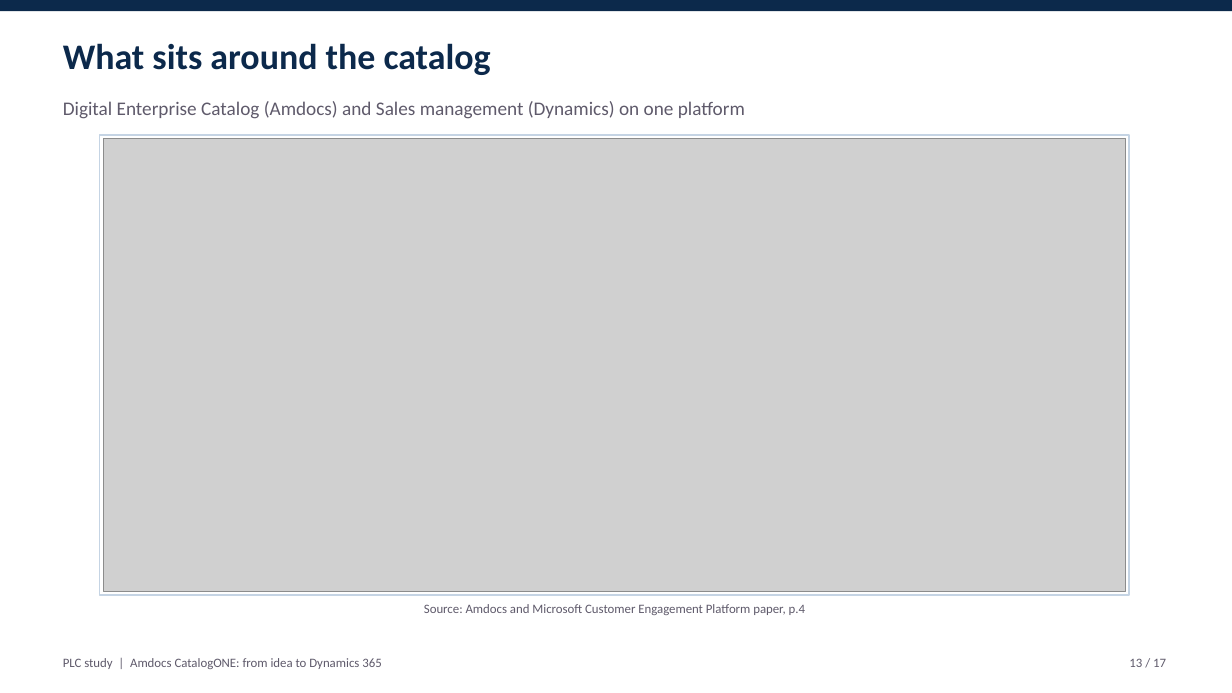
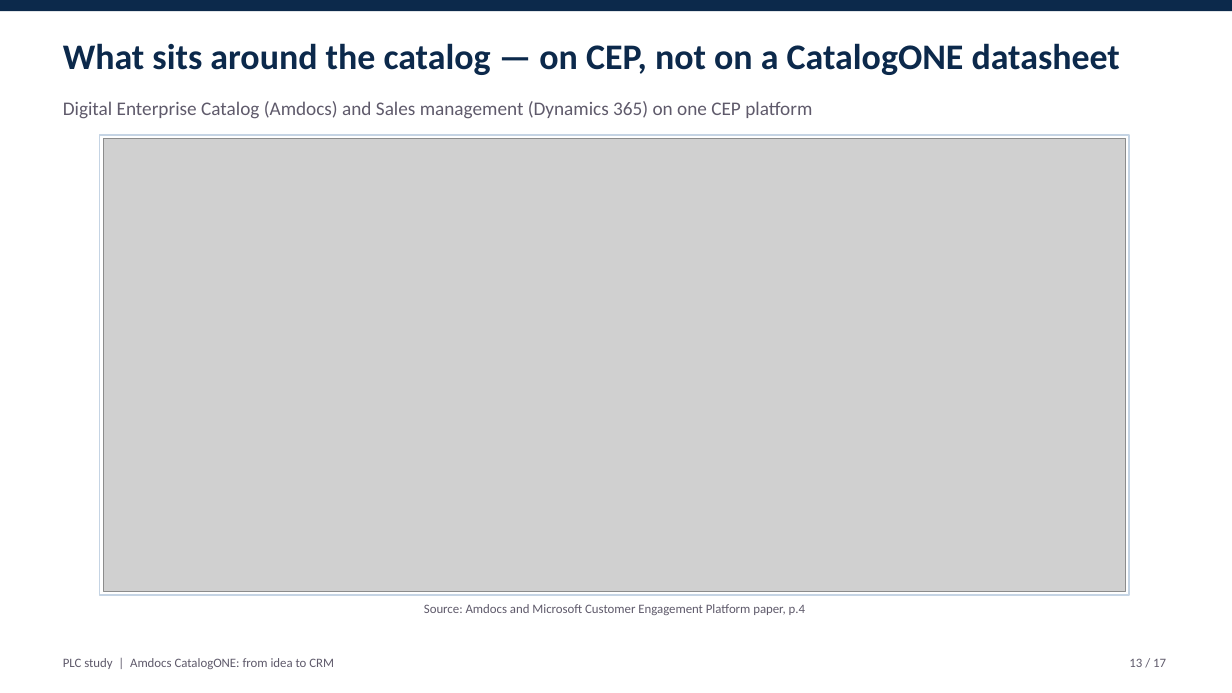
Before and after one commit to abdoe31/learnksa, a slide deck: slide 13 of plc_study/PLC_CatalogONE_Presentation.pptx. Drawn at 1232x693 pixels with LibreOffice and Linux fonts; fonts in the diff are those of the drawing; grey boxes stand for pictures. Boxes give left, top, right and bottom in pixels: in the first picture for what was removed or moved away, otherwise in the second. Text is boxed around its words. In the diff, an @@ line names an element or a change of style, - is before the commit and + after.

```diff
--- a/plc_study/PLC_CatalogONE_Presentation.pptx
+++ b/plc_study/PLC_CatalogONE_Presentation.pptx
@@ text at [63, 43, 1120, 75]: text changed @@
-What sits around the catalog
+What sits around the catalog — on CEP, not on a CatalogONE datasheet
@@ text at [63, 101, 812, 119]: text changed @@
-Digital Enterprise Catalog (Amdocs) and Sales management (Dynamics) on one platform
+Digital Enterprise Catalog (Amdocs) and Sales management (Dynamics 365) on one CEP platform
@@ text at [63, 658, 334, 669]: text changed @@
-PLC study | Amdocs CatalogONE: from idea to Dynamics 365
+PLC study | Amdocs CatalogONE: from idea to CRM
```
Also in this commit, not shown: 16 other slides changed, 4 other files.
